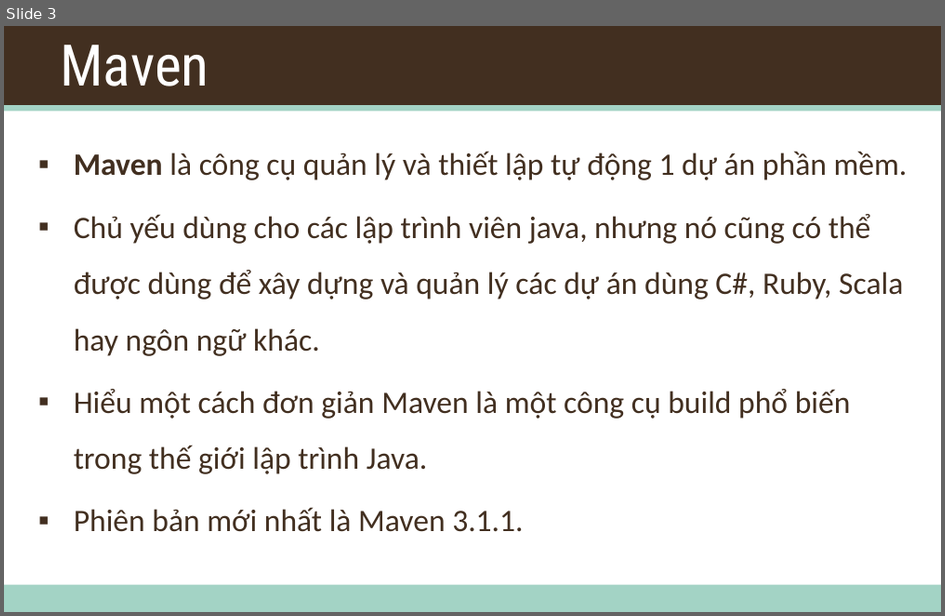
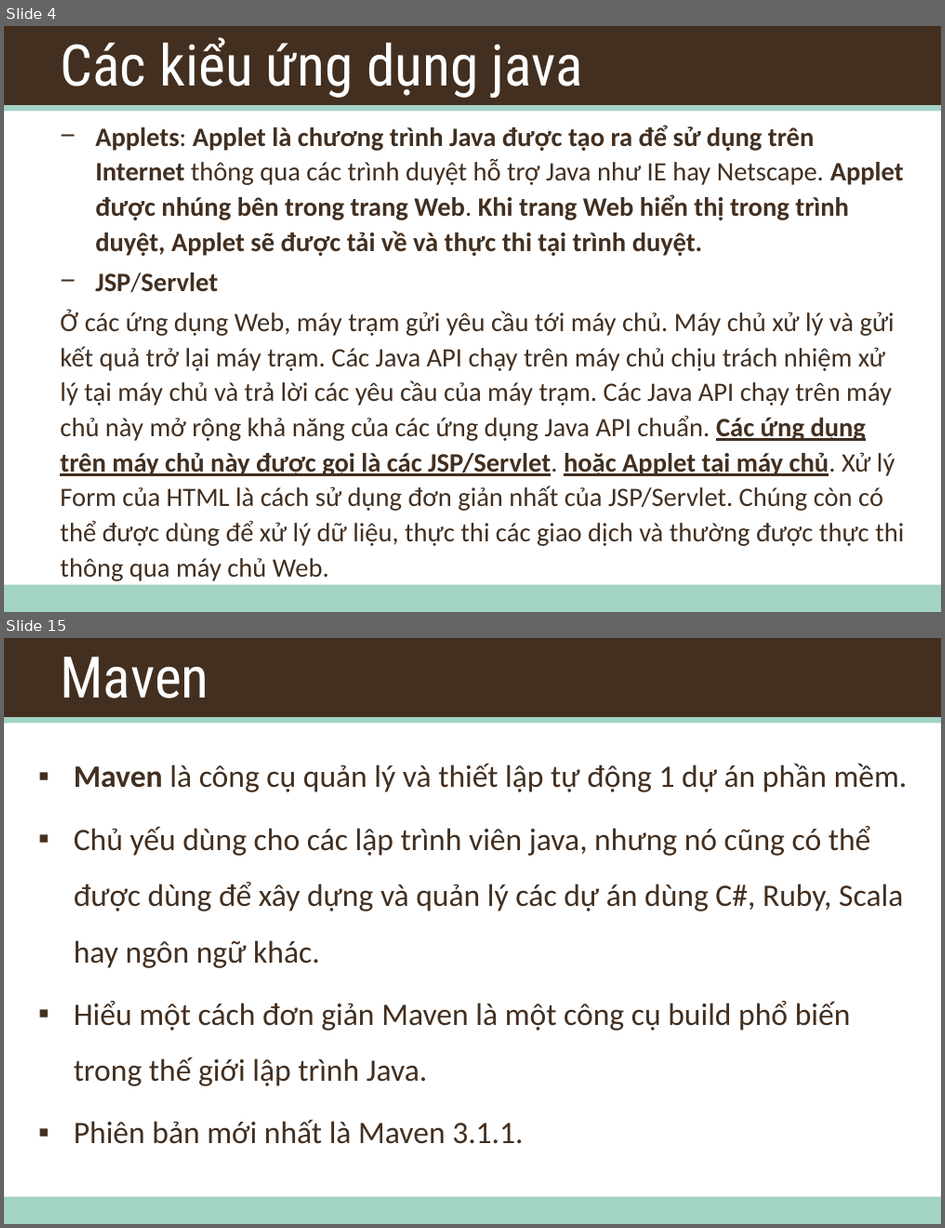
Before and after one commit to daotk/cap-deadline, a slide deck: Training/Training.pptx. Shown one above the other, each under a label of ours: slide 3 before the commit, slides 4 and 15 after it; the slides between them are not shown. The pictures are 945x616 and 945x1228 pixels, drawn with LibreOffice and Linux fonts; fonts in the diff are those of the drawing; background and template pictures are left out. Boxes give left, top, right and bottom in pixels: in the first picture for what was removed or moved away, otherwise in the second. Text is boxed around its words. In the diff, an @@ line names an element or a change of style, - is before the commit and + after.

```diff
--- a/Training/Training.pptx
+++ b/Training/Training.pptx
@@ slide 4 added at <box>4,26,941,612</box>, background #FFFFFF; not listed: 3 template elements that a slide beside it also shows @@
@@ title added at <box>60,37,583,98</box>, 44 pt, text #FFFFFF @@
+Các kiểu ứng dụng java
@@ text added at <box>60,125,904,581</box>, 20.4 pt, text #422F20 @@
+− Applets: Applet là chương trình Java được tạo ra để sử dụng trên Internet thông qua các trình duyệt hỗ trợ Java như IE hay Netscape. Applet được nhúng bên trong trang Web. Khi trang Web hiển thị trong trình duyệt, Applet sẽ được tải về và thực thi tại trình duyệt.
+− JSP/Servlet
+Ở các ứng dụng Web, máy trạm gửi yêu cầu tới máy chủ. Máy chủ xử lý và gửi kết quả trở lại máy trạm. Các Java API chạy trên máy chủ chịu trách nhiệm xử lý tại máy chủ và trả lời các yêu cầu của máy trạm. Các Java API chạy trên máy chủ này mở rộng khả năng của các ứng dụng Java API chuẩn. Các ứng dụng trên máy chủ này được gọi là các JSP/Servlet. hoặc Applet tại máy chủ. Xử lý Form của HTML là cách sử dụng đơn giản nhất của JSP/Servlet. Chúng còn có thể được dùng để xử lý dữ liệu, thực thi các giao dịch và thường được thực thi thông qua máy chủ Web.
@@ what was slide 3 is now slide 15 @@
```
Also in this commit, not shown: 1 slide changed, 12 other slides added, 1 slide removed.
